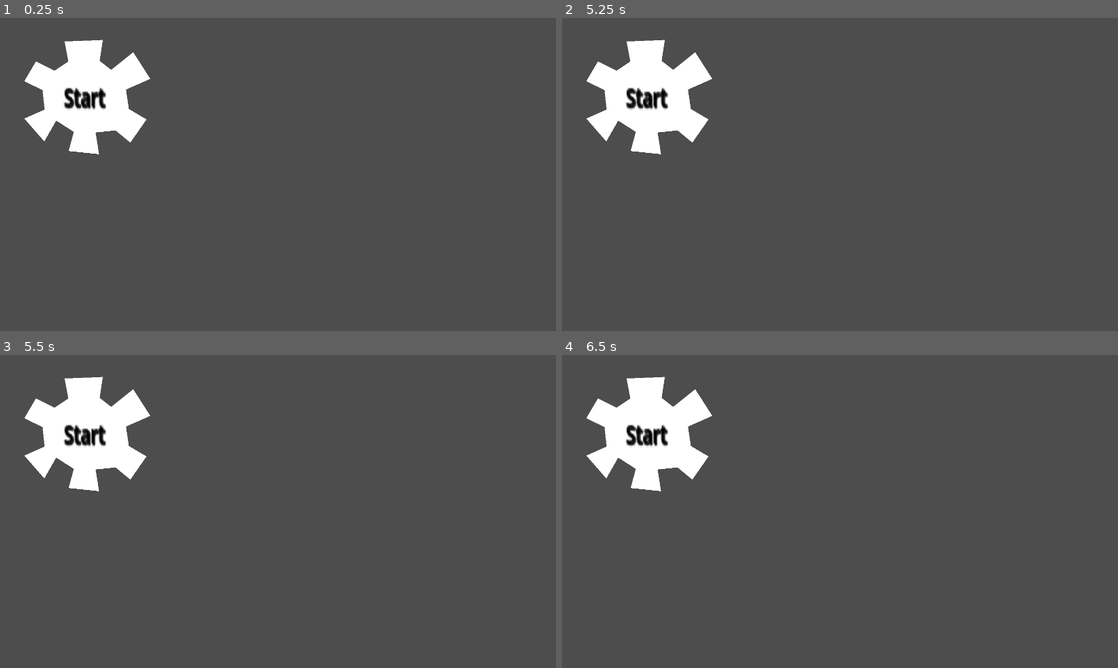
Above: before the commit, frames 1-4 (two rows, left to right).
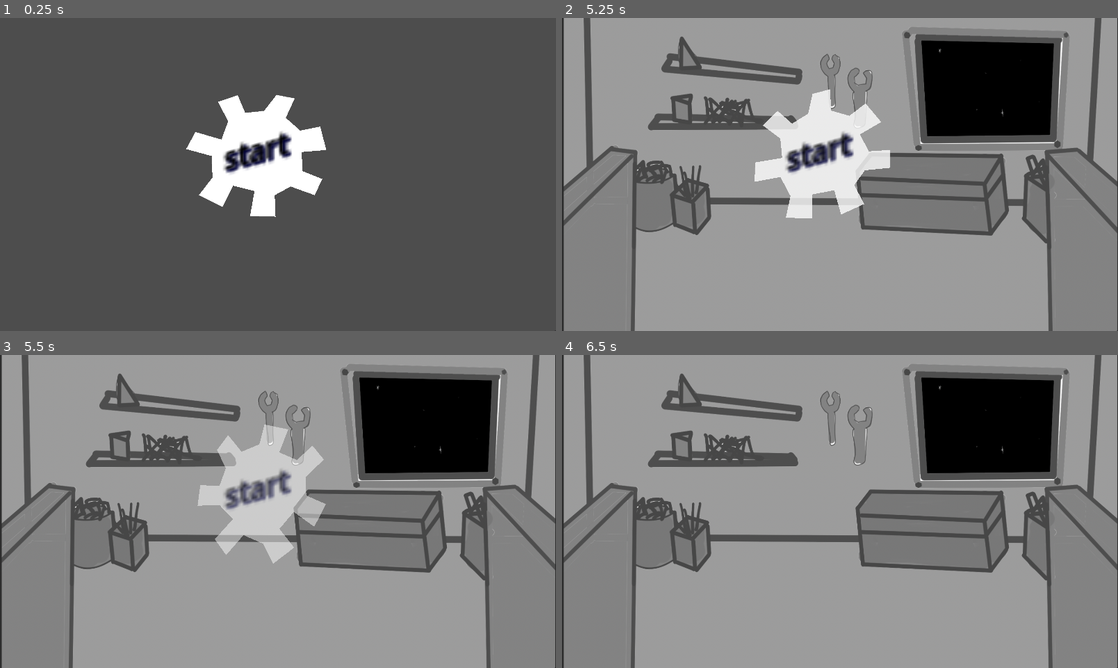
Above: after the commit, the same moments.

Repository: enderpyy/machina
Game: Godot game, scene res://scenes/root.tscn
Same seed, same stepped clock (60 frames per second), same inputs: the game is played once before the commit and once after it.
Inputs (mouse positions are in pixels of both pictures, inside the frame that each line leads up to):
- Up to frame 1 (0.25 s): no input
- Up to frame 2 (5.25 s): tap Enter at 0.5, 2, 3.5 s; move the mouse to (962, 158) at 0.52 s; press the mouse at (962, 158) at 0.53 s; tap Space at 1.25, 2.75, 4.25 s; move the mouse to (728, 190) at 1.27 s; release the mouse at (728, 190) at 1.28 s; click (728, 190) at 1.35 s; move the mouse to (895, 105) at 2.02 s; press the mouse at (895, 105) at 2.03 s; move the mouse to (812, 237) at 2.77 s; release the mouse at (812, 237) at 2.78 s; click (812, 237) at 2.85 s; move the mouse to (1006, 221) at 3.52 s; press the mouse at (1006, 221) at 3.53 s; tap Escape (esc) at 4.15 s; move the mouse to (673, 127) at 4.27 s; release the mouse at (673, 127) at 4.28 s; click (673, 127) at 4.35 s; move the mouse to (867, 174) at 5.02 s; press the mouse at (867, 174) at 5.03 s
- Up to frame 3 (5.5 s): no input
- Up to frame 4 (6.5 s): move the mouse to (756, 433) at 5.77 s; release the mouse at (756, 433) at 5.78 s; click (756, 433) at 5.85 s

The runs differ from the first frame. In frame 1, 10% of the frame differs, in the area x 4-59%, y 6-64%; in frame 2, 90%; in frame 3, 90%, in the area x 0-100%, y 0-100%; in frame 4, 89%.

Commit message:
mouse redesign and main menu

Diff:
--- /dev/null
+++ b/machina/button_area.gd
@@ -0,0 +1,25 @@
+extends Area2D
+signal pressed
+signal released
+
+var button_down := false
+var mouse_inside := false
+
+
+func _on_input_event(viewport: Node, event: InputEvent, shape_idx: int) -> void:
+	if mouse_inside:
+		if event.is_action_pressed('left_click'):
+			button_down = true
+			pressed.emit()
+		elif event.is_action_released("left_click"):
+			button_down = false
+			released.emit()
+
+func _on_mouse_entered() -> void:
+	mouse_inside = true
+
+func _on_mouse_exited() -> void:
+	if button_down:
+		released.emit()
+	mouse_inside = false
+	button_down = false
--- /dev/null
+++ b/machina/scenes/button_area.tscn
@@ -0,0 +1,10 @@
+[gd_scene load_steps=2 format=3 uid="uid://bud5uprf5ua0l"]
+
+[ext_resource type="Script" uid="uid://cp203mg7204rn" path="res://button_area.gd" id="1_17icd"]
+
+[node name="ButtonArea" type="Area2D"]
+script = ExtResource("1_17icd")
+
+[connection signal="input_event" from="." to="." method="_on_input_event"]
+[connection signal="mouse_entered" from="." to="." method="_on_mouse_entered"]
+[connection signal="mouse_exited" from="." to="." method="_on_mouse_exited"]
--- a/machina/scenes/main_menu.tscn
+++ b/machina/scenes/main_menu.tscn
@@ -1,22 +1,10 @@
-[gd_scene load_steps=6 format=3 uid="uid://dq011oiegks74"]
+[gd_scene load_steps=7 format=3 uid="uid://dq011oiegks74"]
 
 [ext_resource type="Script" uid="uid://buw8qw6sp6trb" path="res://scripts/main_menu.gd" id="1_ekxnf"]
-[ext_resource type="PackedScene" uid="uid://cda4xo7i8cfcf" path="res://button/button.tscn" id="1_l6cm7"]
+[ext_resource type="PackedScene" uid="uid://bud5uprf5ua0l" path="res://scenes/button_area.tscn" id="2_bqqt6"]
+[ext_resource type="Script" uid="uid://bridtl4rj1me8" path="res://scripts/main_menu_polygon.gd" id="2_ekxnf"]
 
 [sub_resource type="Animation" id="Animation_bqqt6"]
-length = 0.001
-tracks/0/type = "value"
-tracks/0/imported = false
-tracks/0/enabled = true
-tracks/0/path = NodePath(".:modulate")
-tracks/0/interp = 1
-tracks/0/loop_wrap = true
-tracks/0/keys = {
-"times": PackedFloat32Array(0),
-"transitions": PackedFloat32Array(1),
-"update": 0,
-"values": [Color(1, 1, 1, 1)]
-}
 
 [sub_resource type="Animation" id="Animation_ekxnf"]
 resource_name = "fade_out"
@@ -32,6 +20,18 @@
 "update": 0,
 "values": [Color(1, 1, 1, 1), Color(1, 1, 1, 0)]
 }
+tracks/1/type = "value"
+tracks/1/imported = false
+tracks/1/enabled = true
+tracks/1/path = NodePath("ButtonArea:rotation")
+tracks/1/interp = 1
+tracks/1/loop_wrap = true
+tracks/1/keys = {
+"times": PackedFloat32Array(0, 1),
+"transitions": PackedFloat32Array(1, 1),
+"update": 0,
+"values": [0.0, -2.14675]
+}
 
 [sub_resource type="AnimationLibrary" id="AnimationLibrary_wu84c"]
 _data = {
@@ -42,25 +42,36 @@
 [node name="Main Menu" type="Node2D"]
 script = ExtResource("1_ekxnf")
 
-[node name="button" parent="." instance=ExtResource("1_l6cm7")]
-polygon = PackedVector2Array(122, 150, 186, 182, 234, 150, 221, 81, 353, 76, 342, 148, 382, 179, 458, 118, 517, 210, 433, 247, 443, 314, 504, 350, 448, 430, 397, 388, 328, 395, 340, 470, 235, 459, 253, 393, 192, 354, 151, 426, 82, 347, 152, 316, 145, 249, 82, 218)
-
-[node name="upsize" type="Node2D" parent="button"]
-position = Vector2(278, 255)
-scale = Vector2(4.03505, 6.18543)
-
-[node name="Label" type="Label" parent="button/upsize"]
-offset_left = -15.3653
-offset_top = -8.73019
-offset_right = 164.635
-offset_bottom = 123.27
-theme_override_colors/font_color = Color(0, 0, 0, 1)
-theme_override_colors/font_shadow_color = Color(0, 0, 0, 1)
-theme_override_font_sizes/font_size = 15
-text = "Start"
-metadata/_edit_use_anchors_ = true
-
 [node name="AnimationPlayer" type="AnimationPlayer" parent="."]
 libraries = {
 &"": SubResource("AnimationLibrary_wu84c")
 }
+
+[node name="ButtonArea" parent="." instance=ExtResource("2_bqqt6")]
+position = Vector2(902, 461)
+
+[node name="CollisionPolygon2D" type="CollisionPolygon2D" parent="ButtonArea"]
+position = Vector2(-914, -473)
+rotation = 0.000461994
+polygon = PackedVector2Array(800, 368, 765, 301, 833, 278, 859, 339, 924, 332, 967, 277, 1030, 289, 999, 356, 1049, 400, 1118, 386, 1139, 467, 1054, 474, 1057, 540, 1125, 567, 1099, 623, 1016, 593, 961, 623, 964, 697, 876, 695, 891, 609, 817, 590, 781, 664, 699, 623, 746, 562, 743, 488, 655, 464, 687, 405, 777, 431)
+
+[node name="Polygon2D" type="Polygon2D" parent="ButtonArea/CollisionPolygon2D"]
+polygon = PackedVector2Array(703.164, 354.675, 1072.16, 343.505, 1108.23, 500.488, 1001.31, 661.537, 694.242, 522.679)
+script = ExtResource("2_ekxnf")
+
+[node name="scale" type="Node2D" parent="."]
+position = Vector2(898, 472)
+rotation = -0.260054
+scale = Vector2(10, 10)
+skew = 0.251327
+
+[node name="starttext" type="Label" parent="scale"]
+offset_left = -13.3725
+offset_top = -8.83884
+offset_right = 26.6275
+offset_bottom = 14.1612
+theme_override_colors/font_color = Color(0, 0, 0, 1)
+theme_override_colors/font_shadow_color = Color(0, 0, 0.215686, 1)
+theme_override_font_sizes/font_size = 10
+text = "start"
+metadata/_edit_use_anchors_ = true
--- a/machina/scenes/mouse.tscn
+++ b/machina/scenes/mouse.tscn
@@ -1,8 +1,10 @@
-[gd_scene load_steps=2 format=3 uid="uid://bvjv2djhp1wx8"]
+[gd_scene load_steps=3 format=3 uid="uid://bvjv2djhp1wx8"]
 
 [ext_resource type="Texture2D" uid="uid://c7kt4nc3ertud" path="res://sprite/cursoe.png" id="1_8f81w"]
+[ext_resource type="Script" uid="uid://cbeqtnpvf3f42" path="res://scripts/mouse.gd" id="1_ouscy"]
 
 [node name="mosue" type="Node2D"]
+script = ExtResource("1_ouscy")
 
 [node name="sprite" type="Sprite2D" parent="."]
 position = Vector2(13, 64)
--- a/machina/scenes/root.tscn
+++ b/machina/scenes/root.tscn
@@ -1,8 +1,9 @@
-[gd_scene load_steps=4 format=3 uid="uid://cwi33bifrml4c"]
+[gd_scene load_steps=5 format=3 uid="uid://cwi33bifrml4c"]
 
 [ext_resource type="Script" uid="uid://bjuelc3l70kh8" path="res://scripts/root.gd" id="1_j5px3"]
 [ext_resource type="PackedScene" uid="uid://bvjv2djhp1wx8" path="res://scenes/mouse.tscn" id="2_twpsu"]
 [ext_resource type="PackedScene" uid="uid://dq011oiegks74" path="res://scenes/main_menu.tscn" id="3_lrqlo"]
+[ext_resource type="PackedScene" uid="uid://d27l8kea2caos" path="res://scenes/fnaf_base.tscn" id="4_sqa0i"]
 
 [node name="root" type="Node2D"]
 script = ExtResource("1_j5px3")
@@ -13,3 +14,7 @@
 
 [node name="Main Menu" parent="." instance=ExtResource("3_lrqlo")]
 z_as_relative = false
+
+[node name="FNAF_base" parent="." instance=ExtResource("4_sqa0i")]
+visible = false
+z_index = -1
--- a/machina/scripts/main_menu.gd
+++ b/machina/scripts/main_menu.gd
@@ -1,16 +1,23 @@
 extends Node2D
 
 @onready var anim := $AnimationPlayer
+@onready var button := $ButtonArea
 
 signal game_start
+signal game_paused
 
-func button_pressed(a):
-	if a.mouse_down:
-		fade_out()
+func _ready():
+	await button.released
+	fade_out()
 
 func fade_out():
-	var play_time = 0.2
+	var play_time = 0.8
 	anim.play('fade_out', -1, 1/play_time)
+	game_start.emit()
 	await anim.animation_finished
-	game_start.emit()
-	queue_free()
+
+func fade_in():
+	var play_time = 0.8
+	anim.play('fade_out', -1, 1/play_time)
+	game_paused.emit()
+	await anim.animation_finished
--- /dev/null
+++ b/machina/scripts/main_menu_polygon.gd
@@ -0,0 +1,4 @@
+extends Polygon2D
+
+func _ready():
+	polygon = get_parent().polygon
--- /dev/null
+++ b/machina/scripts/mouse.gd
@@ -0,0 +1,58 @@
+extends Node2D
+@onready var resolution = get_viewport().get_visible_rect().size
+@onready var center = resolution / 2
+@onready var mouse_movement_center = center
+@onready var mouse_delta := Vector2.ZERO # filled by _input function here
+
+@export var mouse_slippery := 1.0 # 1 for no slip, 2 to 150 for varying slip
+@export var mouse_damping := 1.0 # 1.0 is no damping, decrease for more damping. multiplied into the mouse velocity every frame
+
+var mouse_trapped:bool = true
+var mouse_velocity := Vector2.ZERO
+
+func _ready():
+	Input.set_mouse_mode(Input.MOUSE_MODE_HIDDEN)
+	# INIT MOUSE POSITIONS
+	position = center
+	globals.mpos = center
+
+func apply_mouse_slippery(acceleration, damping):
+	mouse_slippery = acceleration
+	mouse_damping = damping
+
+func confine_mouse():
+	if globals.mpos.x > resolution.x: globals.mpos.x = resolution.x
+	if globals.mpos.x < 0: globals.mpos.x = 0
+	if globals.mpos.y > resolution.y: globals.mpos.y = resolution.y
+	if globals.mpos.y < 0: globals.mpos.y = 0
+
+
+func _process(_d):
+	if mouse_trapped:
+		mouse_delta = get_global_mouse_position() - mouse_movement_center # amount mouse has moved since the previous warp_mouse
+		if mouse_slippery == 1:
+			globals.mpos += mouse_delta # mouse delta filled by _input
+			# confine mouse to viewport
+			confine_mouse()
+			position = globals.mpos # update position
+			mouse_velocity = Vector2.ZERO
+			mouse_movement_center = globals.mpos
+			Input.warp_mouse(mouse_movement_center)
+		else:
+			mouse_velocity += mouse_delta / mouse_slippery
+			mouse_velocity *= mouse_damping
+			globals.mpos += mouse_velocity
+			confine_mouse()
+			position = globals.mpos
+			mouse_movement_center = globals.mpos
+			Input.warp_mouse(mouse_movement_center)
+
+		if Input.is_action_just_pressed("esc"):
+			Input.set_mouse_mode(Input.MOUSE_MODE_VISIBLE)
+			mouse_trapped = false # pause menu logic here
+	else:
+		if Input.is_mouse_button_pressed(MouseButton.MOUSE_BUTTON_LEFT):
+			Input.set_mouse_mode(Input.MOUSE_MODE_HIDDEN)
+			globals.mpos = center
+			position = center
+			mouse_trapped = true
--- a/machina/scripts/root.gd
+++ b/machina/scripts/root.gd
@@ -3,55 +3,14 @@
 @onready var mouse := $mouse
 @onready var resolution := get_viewport().get_visible_rect().size
 @onready var center := resolution / 2
-@onready var mouse_delta := Vector2.ZERO # filled by _input function here
-
-@export var mouse_slippery := 1.0 # 1 for no slip, 2 to 150 for varying slip
-@export var mouse_damping := 1.0 # 1.0 is no damping, decrease for more damping. multiplied into the mouse velocity every frame
-
-var mouse_trapped:bool = true
-var mouse_velocity := Vector2.ZERO
 
 
 func _ready():
 	Engine.max_fps = 60
-	Input.set_mouse_mode(Input.MOUSE_MODE_HIDDEN)
-	# INIT MOUSE POSITIONS
-	mouse.position = center
-	globals.mpos = center
 
 	await $"Main Menu".game_start
-	mouse_slippery = 150
-	mouse_damping = 0.94
+	mouse.apply_mouse_slippery(150, 0.94)
+	$FNAF_base.visible = true
 
-func confine_mouse():
-	if globals.mpos.x > resolution.x: globals.mpos.x = resolution.x
-	if globals.mpos.x < 0: globals.mpos.x = 0
-	if globals.mpos.y > resolution.y: globals.mpos.y = resolution.y
-	if globals.mpos.y < 0: globals.mpos.y = 0
 func _process(delta: float) -> void:
-	# MOUSE MOVE LOGIC
-	if mouse_trapped:
-		mouse_delta = get_global_mouse_position() - center # amount mouse has moved since the previous warp_mouse
-		Input.warp_mouse(center)
-		if mouse_slippery == 1:
-			globals.mpos += mouse_delta # mouse delta filled by _input
-			# confine mouse to viewport
-			confine_mouse()
-			mouse.position = globals.mpos # update position
-			mouse_velocity = Vector2.ZERO
-		else:
-			mouse_velocity += mouse_delta / mouse_slippery
-			mouse_velocity *= mouse_damping
-			globals.mpos += mouse_velocity
-			confine_mouse()
-			mouse.position = globals.mpos
-
-		if Input.is_action_just_pressed("esc"):
-			Input.set_mouse_mode(Input.MOUSE_MODE_VISIBLE)
-			mouse_trapped = false # pause menu logic here
-	else:
-		if Input.is_mouse_button_pressed(MouseButton.MOUSE_BUTTON_LEFT):
-			Input.set_mouse_mode(Input.MOUSE_MODE_HIDDEN)
-			globals.mpos = center
-			mouse.position = center
-			mouse_trapped = true
+	pass
Not shown, added: machina/button_area.gd.uid
Not shown, added: machina/scripts/main_menu_polygon.gd.uid
Not shown, added: machina/scripts/mouse.gd.uid
